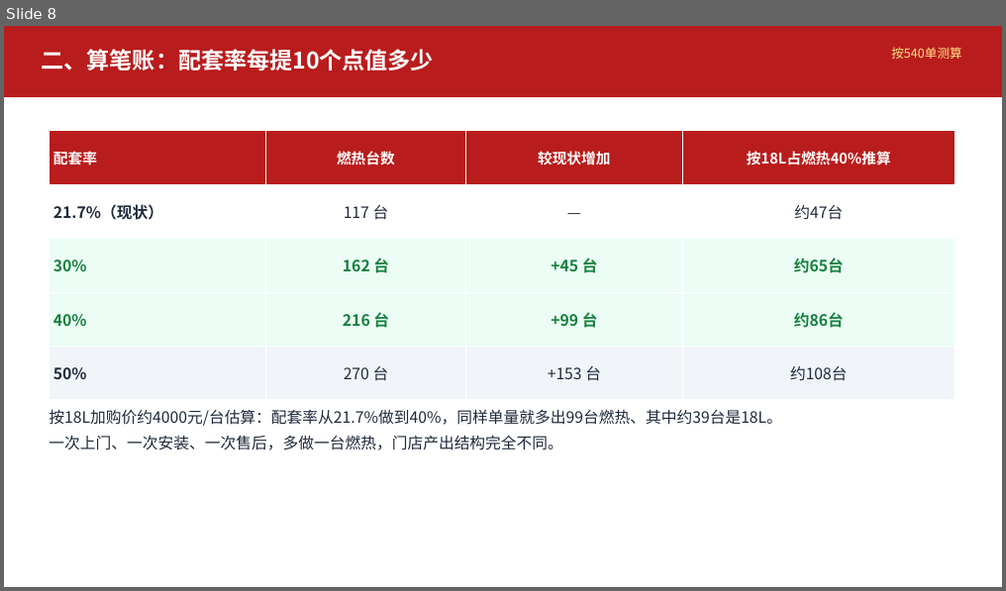
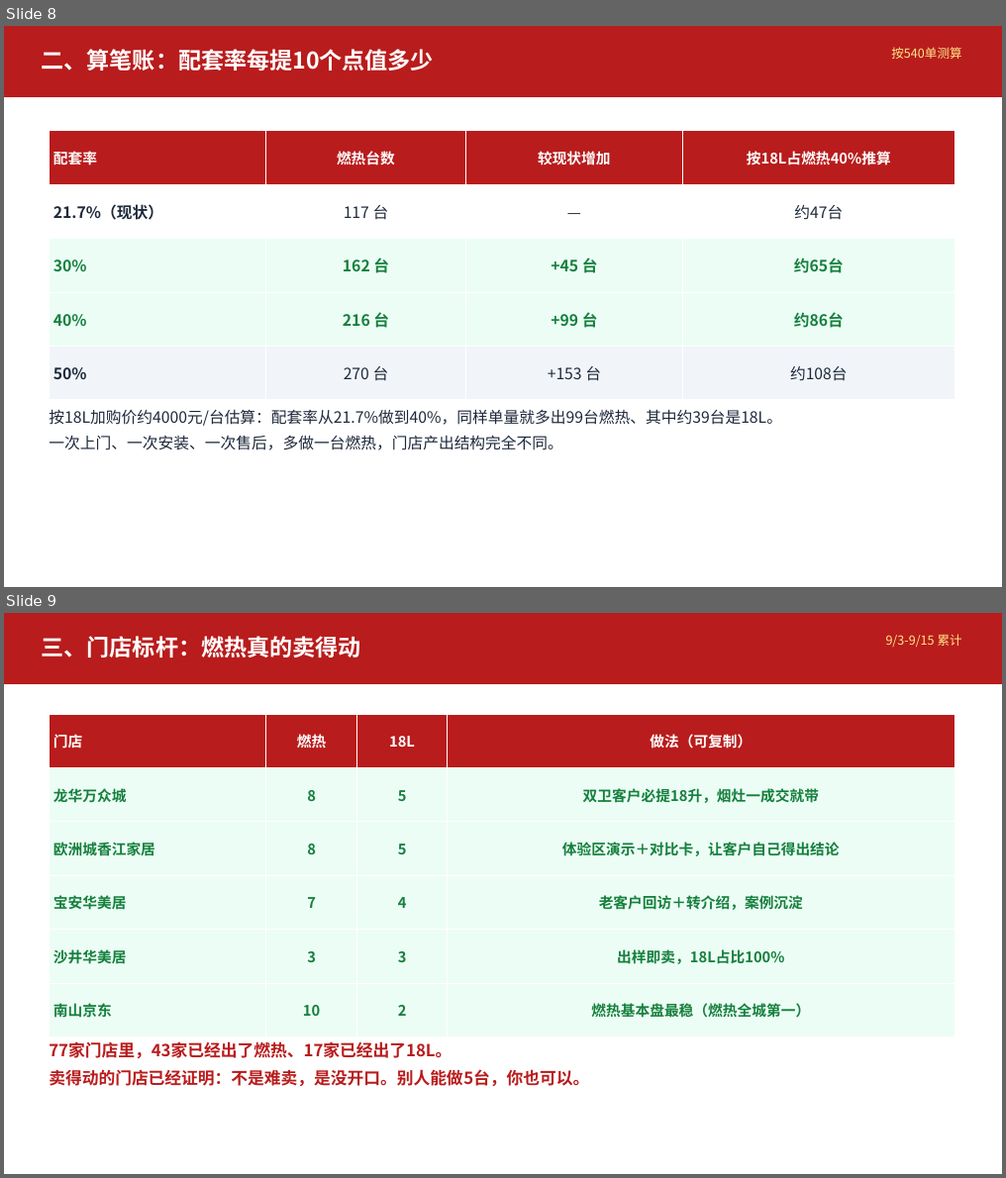
Before and after one commit to Wengweijian/BB-jiaofuzhongxin, a slide deck: 经销商培训_分享会完整版.pptx. Shown one above the other, each under a label of ours: slide 8 before the commit, slides 8 and 9 after it. The pictures are 1006x591 and 1006x1178 pixels, drawn with LibreOffice and Linux fonts; fonts in the diff are those of the drawing; background and template pictures are left out. Boxes give left, top, right and bottom in pixels: in the first picture for what was removed or moved away, otherwise in the second. Text is boxed around its words. In the diff, an @@ line names an element or a change of style, - is before the commit and + after.

```diff
--- a/经销商培训_分享会完整版.pptx
+++ b/经销商培训_分享会完整版.pptx
@@ slide 9 added at (4, 613, 1002, 1174), background #FFFFFF; not listed: 1 template element that a slide beside it also shows @@
@@ rectangle added at (4, 613, 1002, 684), fill #B91C1C @@
@@ text added at (42, 636, 361, 658), 22 pt, text #FFFFFF, bold @@
+三、门店标杆：燃热真的卖得动
@@ text added at (886, 634, 962, 647), 12 pt, text #FDE68A @@
+9/3-9/15 累计
@@ table added at (49, 714, 954, 1038), 6 rows, 4 columns @@
+门店 | 燃热 | 18L | 做法（可复制）
+龙华万众城 | 8 | 5 | 双卫客户必提18升，烟灶一成交就带
+欧洲城香江家居 | 8 | 5 | 体验区演示＋对比卡，让客户自己得出结论
+宝安华美居 | 7 | 4 | 老客户回访＋转介绍，案例沉淀
+沙井华美居 | 3 | 3 | 出样即卖，18L占比100%
+南山京东 | 10 | 2 | 燃热基本盘最稳（燃热全城第一）
@@ text added at (49, 1042, 589, 1086), 16 pt, text #B91C1C, bold @@
+77家门店里，43家已经出了燃热、17家已经出了18L。
+卖得动的门店已经证明：不是难卖，是没开口。别人能做5台，你也可以。
```
Also in this commit, not shown: 12 other slides changed, 2 other slides added.
